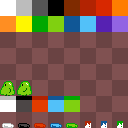
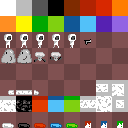
Layered file, before and after one edit (128px x 128px). Changes by layer:
added layer "Gun" in group "Character" over box(84, 39, 91, 45)
added layer "Charcter_walking3" in group "Character" over box(52, 34, 60, 48)
added layer "Charcter_walking4" in group "Character" over box(68, 34, 76, 48)
added layer "Charcter_walking2" in group "Character" over box(36, 34, 44, 48)
added layer "Charcter_walking1" in group "Character" over box(20, 34, 28, 48)
added layer "Character_idle" in group "Character" over box(4, 34, 12, 48)
painted on "Black_terrain" over box(16, 100, 32, 112)
added layer "White_updown_terrain" in group "Terrain" over box(80, 96, 96, 112)
added layer "White_full_terrain" in group "Terrain" over box(96, 96, 112, 112)
added layer "White_single_terrain" in group "Terrain" over box(112, 96, 128, 112)
added layer "White_U_terrain" in group "Terrain" over box(96, 80, 112, 96)
added layer "White_corner_terrain" in group "Terrain" over box(112, 80, 128, 96)
painted on "White_terrain" over box(0, 100, 16, 112)
renamed "WalkingG_2" to "Walking_enemy_2", painted on it over box(0, 49, 16, 96)
added layer "Flying_enemy_2" in group "Enemies" over box(34, 52, 46, 62)
added layer "Flying_enemy_1" in group "Enemies" over box(50, 52, 62, 61)
renamed "WalkingG_1" to "Walking_enemy_1", painted on it over box(17, 49, 32, 96)
added layer "White_left_platform" in group "Platforms" over box(8, 90, 14, 95)
added layer "White_right_platform" in group "Platforms" over box(34, 90, 39, 95)
added layer "White_middle_platform" in group "Platforms" over box(16, 90, 32, 95)
